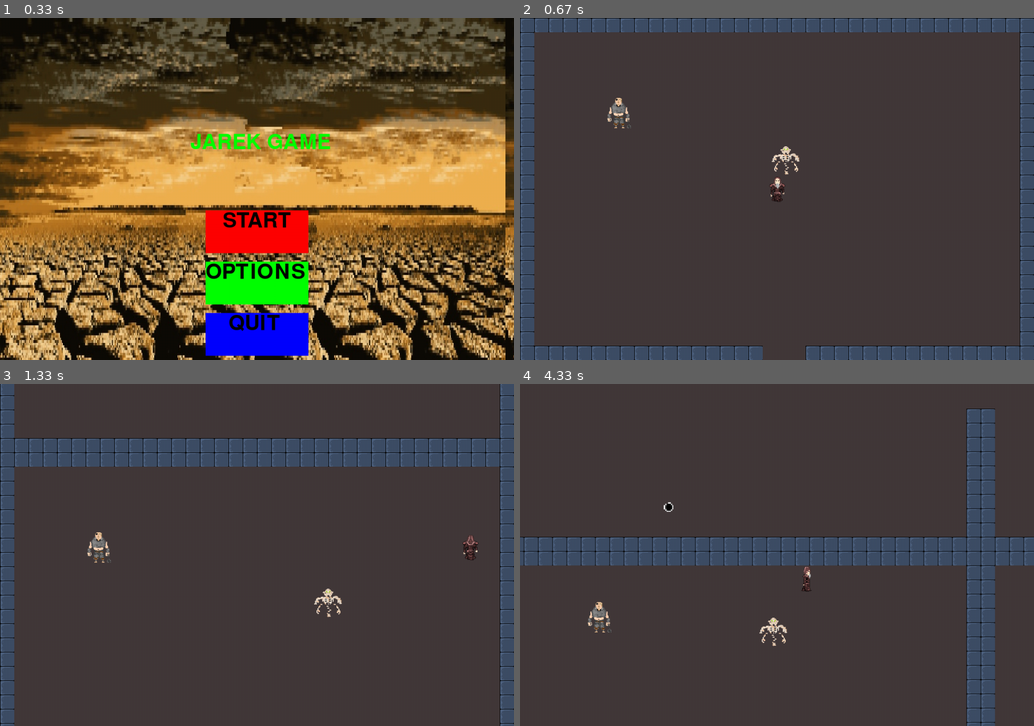
Above: before the commit, frames 1-4 (two rows, left to right).
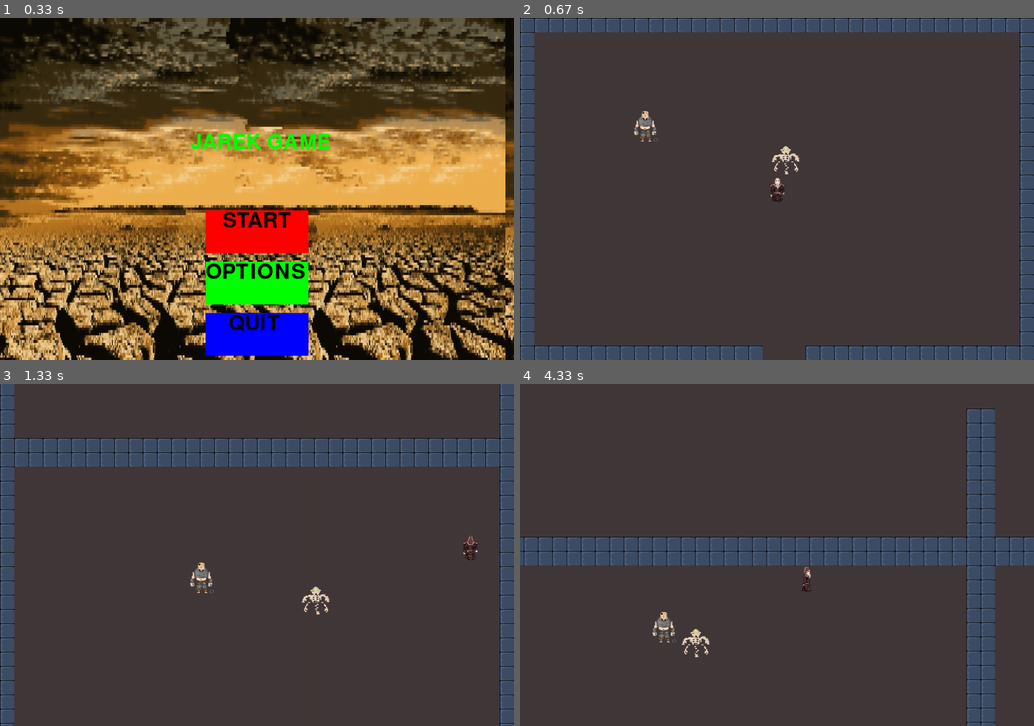
Above: after the commit, the same moments.

Repository: heavykisiel/PygameProject2
Game: pygame game, started from main.py
Two runs of this game, one before a commit and one after it. Both use one fixed random seed, a clock stepped at 60 frames per second and the inputs below.
Inputs (mouse positions are in pixels of both pictures, inside the frame that each line leads up to):
- Up to frame 1 (0.33 s): no input
- Up to frame 2 (0.67 s): click "START" at 0.38 s
- Up to frame 3 (1.33 s): hold Right 0.67-1.13 s; move the mouse to (236, 568) at 0.7 s; hold Up from 1.17 s (still down); hold W from 1.17 s (still down)
- Up to frame 4 (4.33 s): release Up at 1.47 s; release W at 1.47 s; hold Right 1.5-1.97 s; hold D 1.5-1.97 s; hold Left 2-2.53 s; hold A 2-2.53 s; hold Down 2.57-2.87 s; hold S 2.57-2.87 s; hold Left 2.9-3.3 s; hold A 2.9-3.3 s; hold Up 3.33-3.7 s; hold W 3.33-3.7 s; hold Right from 3.73 s (still down); hold D from 3.73 s (still down)

Frame 1 is identical in both runs. In frame 2, 0.4% of the frame differs, in the area x 16-27%, y 23-37%; in frame 3, 0.7%; in frame 4, 0.8%, in the area x 13-52%, y 34-80%.

Commit message:
Add files via upload

Diff:
--- a/Enemy.py
+++ b/Enemy.py
@@ -23,8 +23,9 @@
         animation_folders = ['idle', 'attack']
         for animation in animation_folders:
             loop_list = []
-            filesNumber = len(os.listdir(f'textures/enemies/{self.enemyName}/{animation}'))
-            for i in range(filesNumber):
+            self.filesNumber = len(os.listdir(f'textures/enemies/{self.enemyName}/{animation}'))
+            print(self.filesNumber)
+            for i in range(self.filesNumber):
                 img = TextureLoader.Load_Enemy_Texture(self.enemyName,animation, i)
                 loop_list.append(img)
             self.animation_list.append(loop_list)
@@ -47,6 +48,7 @@
         self.moving = False
         self.range = 200
         self.time = pygame.time.get_ticks()
+        self.shootAnimationCooldown = 0
 
     def animation(self):
         cooldown = 300
@@ -57,8 +59,19 @@
 
         if self.index >= len(self.animation_list[self.action]):
             self.index = 0
+
+        print(self.index)
+
+    def actionMetod(self, newAction):
+        if newAction != self.action:
+            self.action = newAction
+            self.index = 0
+            self.time = pygame.time.get_ticks()
+
+
     def move(self):
         if self.enemyName == "skeleton":
+
             if self.moving:
 
                 if self.direction.magnitude() != 0:
@@ -67,8 +80,11 @@
                     self.rect.x += self.direction[0] * self.speed
                     self.rect.y += self.direction[1] * self.speed
 
+
         if self.enemyName == "destroyer":
+
             if self.moving:
+
                 if self.direction.magnitude() != 0:
                     self.direction = self.direction.normalize()
                 if self.distance >= 100:
@@ -92,10 +108,16 @@
     def status(self, player):
         self.distance = self.direction_distance(player)[0]
         if self.distance <= self.range:
-            self.shoot()
+            self.actionMetod(1)
+            if self.action == 1 and self.index == (self.filesNumber-1):
+                self.shooting = True
+            self.moving = False
+
+
+
+        elif self.distance >= self.range:
             self.moving = True
-        elif self.distance >= 2 * self.range:
-            self.moving = False
+            self.actionMetod(0)
             self.ai()
 
     def draw(self, offset):
@@ -111,36 +133,45 @@
             self.health = 0
             self.alive = False
             self.kill()
+    def timer(self):
+        if self.shootAnimationCooldown > 0:
+            self.shootAnimationCooldown -= 1
+        if self.shootCooldown > 0:
 
-    def update(self):
-        if self.shootCooldown > 0:
             self.shootCooldown -= 1
             self.shooting = False
 
+    def update(self):
+        self.timer()
+        self.animation()
         self.check_alive()
         self.move()
-        self.animation()
+
     def shoot(self):
-
-        if self.shootCooldown == 0:
-            self.shootCooldown = 30
-            if self.direction[0] > 1 or self.direction[0] < -1:
-                bullet = Bullets(self.rect.centerx(0.75 * self.rect.size[0] * self.direction[0]),
-                                 self.rect.centery, 1, 1, self.speedBullet, self.surface_size, self.player.rect.centery,
-                                 self.player.rect.centerx)
-                self.enemybulletGroup.add(bullet)
-
-            else:
-                if self.direction[1] < 1:
-                    bullet = Bullets(self.rect.centerx,
-                                     self.rect.centery + (0.1 * self.rect.size[1] * self.direction[1]), 1,
-                                     self.speedBullet, self.surface_size, self.player.rect.centery,
-                                     self.player.rect.centerx)
+        if self.shooting:
+            if self.shootCooldown == 0:
+                self.shootCooldown = 35
+                self.actionMetod(1)
+                if self.direction[0] > 1 or self.direction[0] < -1:
+                    bullet = Bullets(self.rect.centerx(0.75 * self.rect.size[0] * self.direction[0]),
+                                    self.rect.centery, 1, 1, self.speedBullet, self.surface_size, self.player.rect.centery,
+                                    self.player.rect.centerx)
                     self.enemybulletGroup.add(bullet)
+                    self.shooting = False
 
                 else:
-                    bullet = Bullets(self.rect.centerx,
-                                     self.rect.centery + (0.1 * self.rect.size[1] * self.direction[1]), 1,
-                                     self.speedBullet, self.surface_size, self.player.rect.centery,
-                                     self.player.rect.centerx)
-                    self.enemybulletGroup.add(bullet)
+                    if self.direction[1] < 1:
+                        bullet = Bullets(self.rect.centerx,
+                                        self.rect.centery + (0.1 * self.rect.size[1] * self.direction[1]), 1,
+                                        self.speedBullet, self.surface_size, self.player.rect.centery,
+                                        self.player.rect.centerx)
+                        self.enemybulletGroup.add(bullet)
+                        self.shooting = False
+
+                    else:
+                        bullet = Bullets(self.rect.centerx,
+                                        self.rect.centery + (0.1 * self.rect.size[1] * self.direction[1]), 1,
+                                        self.speedBullet, self.surface_size, self.player.rect.centery,
+                                        self.player.rect.centerx)
+                        self.enemybulletGroup.add(bullet)
+                        self.shooting = False
